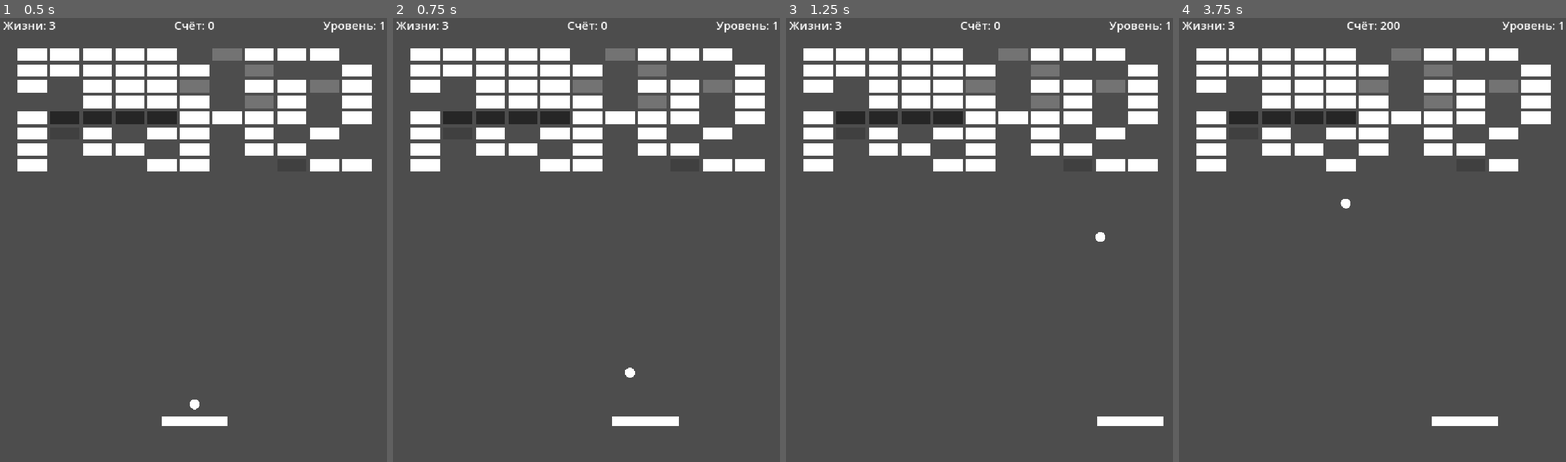
Above: before the commit, frames 1-4 (left to right).
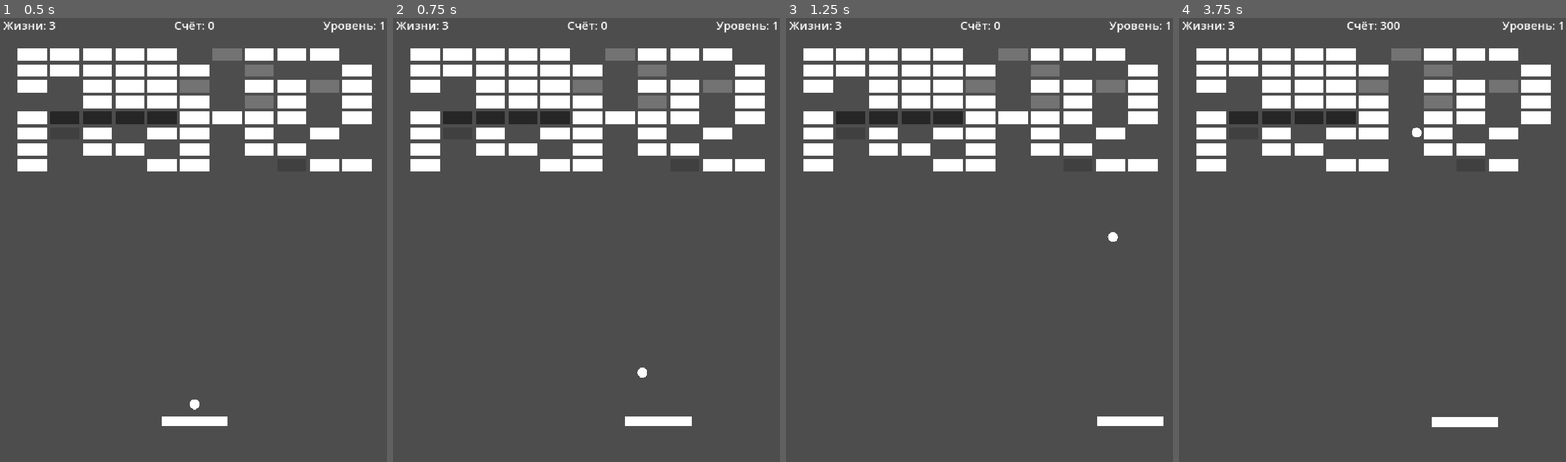
Above: after the commit, the same moments.

Repository: Ardarik421/arkanoid
Game: Godot game, scene res://scenes/main.tscn
Same seed, same stepped clock (60 frames per second), same inputs: the game is played once before the commit and once after it. The project has no main scene, so this scene is started directly.
Inputs (mouse positions are in pixels of both pictures, inside the frame that each line leads up to):
- Up to frame 1 (0.5 s): no input
- Up to frame 2 (0.75 s): tap Enter at 0.5 s; move the mouse to (675, 213) at 0.52 s; hold D (move_right) from 0.53 s (still down); tap Space (launch_ball) at 0.6 s
- Up to frame 3 (1.25 s): keep holding D (move_right)
- Up to frame 4 (3.75 s): move the mouse to (1295, 262) at 1.27 s; release D (move_right) at 1.28 s; hold A (move_left) 1.28-2.03 s; tap Space (launch_ball) every 0.75 s from 1.35 to 3.6 s; move the mouse to (1415, 137) at 2.02 s; hold D (move_right) 2.03-3.53 s; move the mouse to (1353, 328) at 2.77 s; move the mouse to (1492, 306) at 3.52 s; hold A (move_left) from 3.53 s (still down)

Frame 1 is identical in both runs. In frame 2, 0.2% of the frame differs, in the area x 56-78%, y 78-92%; in frame 3, less than 0.1%; in frame 4, 0.8%, in the area x 41-83%, y 0-93%.

Commit message:
Добавил управление мышью

Diff:
--- a/project.godot
+++ b/project.godot
@@ -37,6 +37,7 @@
 launch_ball={
 "deadzone": 0.2,
 "events": [Object(InputEventKey,"resource_local_to_scene":false,"resource_name":"","device":16,"window_id":0,"alt_press …(190 unchanged characters)…
+, Object(InputEventMouseButton,"resource_local_to_scene":false,"resource_name":"","device":-1,"window_id":0,"alt_pressed":false,"shift_pressed":false,"ctrl_pressed":false,"meta_pressed":false,"button_mask":0,"position":Vector2(0, 0),"global_position":Vector2(0, 0),"factor":1.0,"button_index":1,"canceled":false,"pressed":false,"double_click":false,"script":null)
 ]
 }
 
--- a/scenes/paddle.gd
+++ b/scenes/paddle.gd
@@ -6,11 +6,13 @@
 
 @export var left_limit: float = 20.0
 @export var right_limit: float = 940.0
+@export var mouse_speed: float = 1800.0
 
+var can_move: bool = true
+var use_mouse_control: bool = false
 
 func _ready():
 	queue_redraw()
-
 
 func _draw():
 	var rect = Rect2(
@@ -20,6 +22,9 @@
 
 	draw_rect(rect, Color.WHITE)
 
+func _input(event):
+	if event is InputEventMouseMotion:
+		use_mouse_control = true
 
 func _physics_process(delta):
 	if not can_move:
@@ -27,17 +32,32 @@
 		return
 
 	var direction = Input.get_axis("move_left", "move_right")
-	velocity.x = direction * speed
-	velocity.y = 0
 
-	move_and_slide()
+	if direction != 0:
+		use_mouse_control = false
+		velocity.x = direction * speed
+		velocity.y = 0
+		move_and_slide()
+
+	elif use_mouse_control:
+		var target_x = get_global_mouse_position().x
+		var distance = target_x - global_position.x
+
+		velocity.x = clamp(
+			distance / delta,
+			-mouse_speed,
+			mouse_speed
+		)
+
+		velocity.y = 0
+		move_and_slide()
+
+	else:
+		velocity = Vector2.ZERO
 
 	var half_width = width / 2.0
-
 	global_position.x = clamp(
 		global_position.x,
 		left_limit + half_width,
 		right_limit - half_width
 	)
-
-var can_move: bool = true
